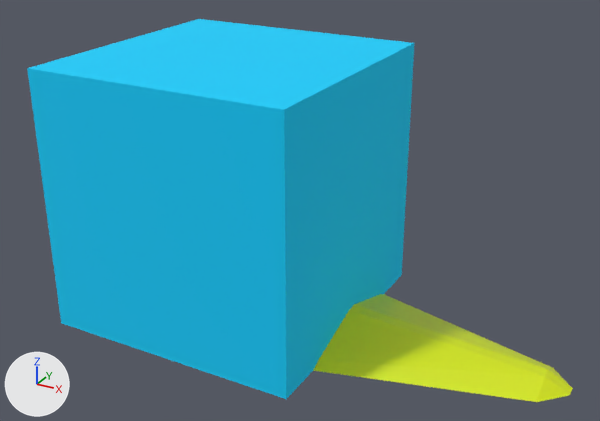
Renders of the glTF model file/actor/excalibur.glb from each side of a commit.
Rendered twice from a 50 mm lens placed at (3.62, -5.47, 3.72), pointed at (0.65, -0.07, 1.02). The axes (+X, +Y, +Z) are drawn at lower left. The lights are the same throughout.

Names of what the first picture shows: 'Actor', 'Excalibur'.
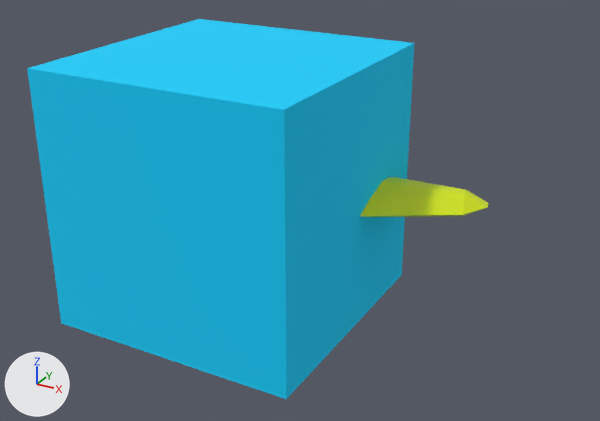
Where the change shows, as pixel boxes [x1, y1, x2, y2] in the pictures (600 x 421 px):
```json
{"object": "Excalibur", "change": "moved, turned, rescaled", "before": [313, 294, 573, 402], "after": [360, 177, 488, 217]}
```

The change, as JSON lines over the scene's bpy script:
```json
{"op": "add", "block": "ob_excalibur", "code": "ob_excalibur.parent = ob_actor"}
{"op": "set", "path": "ob_excalibur.location", "old": "(-0.0907, 0.0, 0.0)", "new": "(-0.869, 0.0, 0.909)"}
{"op": "set", "path": "ob_excalibur.rotation_euler", "old": "(0.0, 0.0, 0.0)", "new": "(0.0, 0.0, 0.276)", "note": "degrees (0, 0, 0) -> degrees (0, 0, 16)"}
{"op": "set", "path": "ob_excalibur.scale", "old": "(1.5, 0.25, 0.1)", "new": "(1.36, 0.227, 0.0909)"}
```
